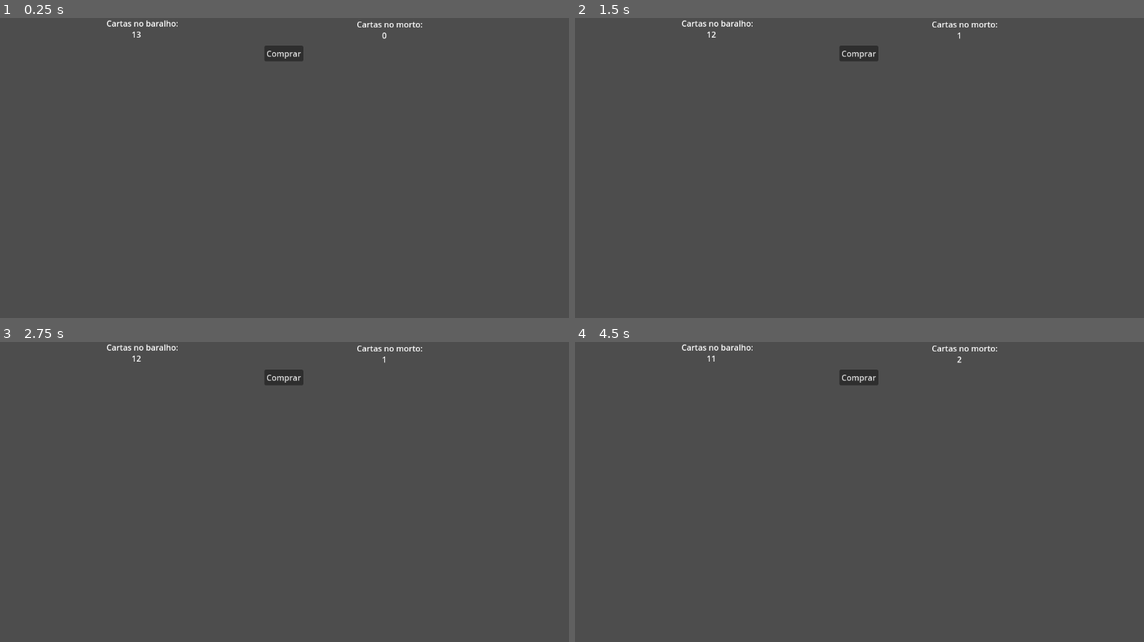
Above: before the commit, frames 1-4 (two rows, left to right).
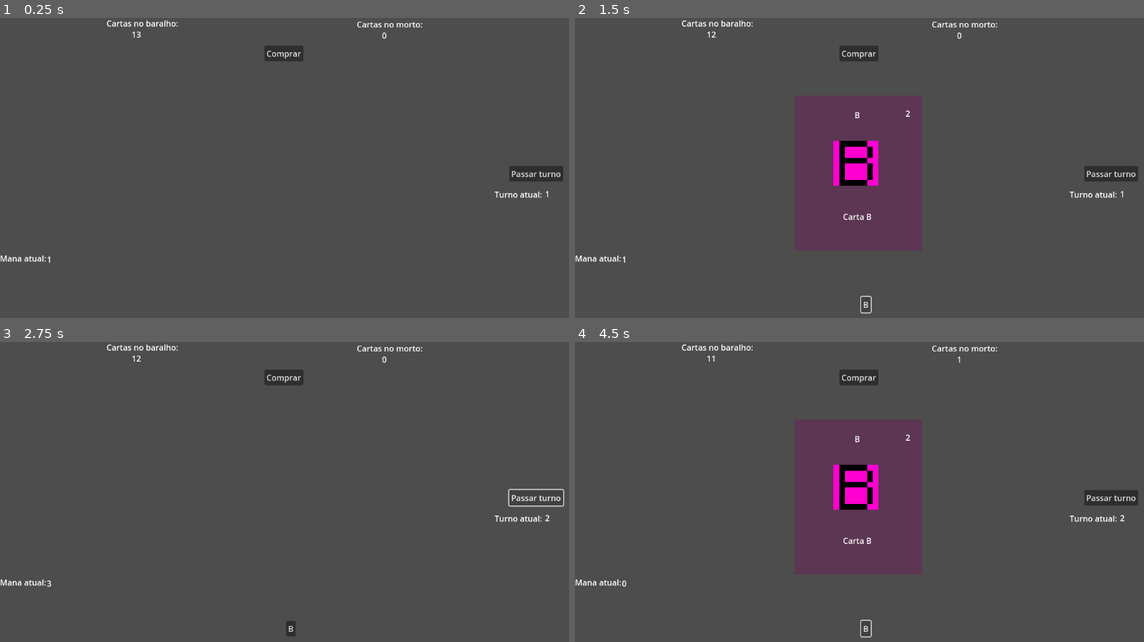
Above: after the commit, the same moments.

Repository: gdp-ufrj/alikia
Game: Godot game, scene res://Scenes/deck_system.tscn
The game is run twice, just before and just after one commit, with the same random seed, the same clock (stepped at 60 frames per second) and the same inputs.
Inputs (mouse positions are in pixels of both pictures, inside the frame that each line leads up to):
- Up to frame 1 (0.25 s): no input
- Up to frame 2 (1.5 s): click "Comprar" at 0.5 s; click "B" at 1.25 s
- Up to frame 3 (2.75 s): click (534, 498) at 2 s, where only the run after the commit has a clickable "Passar turno"
- Up to frame 4 (4.5 s): click "Comprar" at 2.75 s; click "C" at 3.5 s; click (865, 630) at 4.25 s, where only the run after the commit has a clickable "B"

The runs differ from the first frame. In frame 1, 0.6% of the frame differs, in the area x 0-99%, y 49-82%; in frame 2, 2.0%; in frame 3, 0.5%; in frame 4, 2.0%, in the area x 0-99%, y 4-99%.

Commit message:
feat: Controle de turno e mana

Diff:
--- a/Scenes/deck_system.tscn
+++ b/Scenes/deck_system.tscn
@@ -6,6 +6,7 @@
 [ext_resource type="Resource" uid="uid://dlac5bp1bw4f7" path="res://Resources/Cards/B.tres" id="3_ur5lm"]
 [ext_resource type="Script" path="res://Scripts/DeckSystem/hand.gd" id="3_yw3pl"]
 [ext_resource type="Resource" uid="uid://bm7toebap67gy" path="res://Resources/Cards/C.tres" id="4_t3snl"]
+[ext_resource type="PackedScene" uid="uid://bsv8p07wfxpi" path="res://Scenes/turn_manager.tscn" id="7_43hh3"]
 
 [node name="DeckSystem" type="Node2D"]
 
@@ -63,11 +64,12 @@
 offset_bottom = 48.0
 text = "0"
 
-[node name="Hand" type="Node2D" parent="." node_paths=PackedStringArray("deck", "hand_buttons_control")]
+[node name="Hand" type="Node2D" parent="." node_paths=PackedStringArray("deck", "hand_buttons_control", "mana_count_label")]
 position = Vector2(30, 30)
 script = ExtResource("3_yw3pl")
 deck = NodePath("../Deck")
 hand_buttons_control = NodePath("Control/HandButtons")
+mana_count_label = NodePath("Control/ManaLabelCount")
 
 [node name="Control" type="Control" parent="Hand"]
 layout_mode = 3
@@ -76,6 +78,30 @@
 offset_top = 473.0
 offset_right = 1121.0
 offset_bottom = 617.0
+
+[node name="ManaLabel" type="Label" parent="Hand/Control"]
+layout_mode = 1
+anchors_preset = -1
+anchor_top = -0.257
+anchor_right = 0.08
+anchor_bottom = -0.062
+offset_top = 0.00799942
+offset_right = -0.0800095
+offset_bottom = -0.0719995
+text = "Mana atual:"
+
+[node name="ManaLabelCount" type="Label" parent="Hand/Control"]
+layout_mode = 1
+anchors_preset = -1
+anchor_left = 0.081
+anchor_top = -0.243
+anchor_right = 0.096
+anchor_bottom = -0.062
+offset_left = -0.231003
+offset_top = -0.00799942
+offset_right = 0.503998
+offset_bottom = -0.0719995
+text = "0"
 
 [node name="HandButtons" type="HBoxContainer" parent="Hand/Control"]
 layout_mode = 0
@@ -93,6 +119,9 @@
 
 [node name="CardZoomControl" parent="." instance=ExtResource("3_mfhcc")]
 
+[node name="TurnManager" parent="." instance=ExtResource("7_43hh3")]
+
 [connection signal="on_card_zoom_enter" from="Hand" to="CardZoomControl" method="_on_hand_on_card_zoom_enter"]
 [connection signal="on_card_zoom_exit" from="Hand" to="CardZoomControl" method="_on_hand_on_card_zoom_exit"]
 [connection signal="pressed" from="BuyButton" to="Hand" method="_on_button_2_pressed"]
+[connection signal="pass_turn" from="TurnManager" to="Hand" method="_on_turn_manager_pass_turn"]
--- /dev/null
+++ b/Scenes/turn_manager.tscn
@@ -0,0 +1,46 @@
+[gd_scene load_steps=2 format=3 uid="uid://bsv8p07wfxpi"]
+
+[ext_resource type="Script" path="res://Scripts/Turn/turn_manager.gd" id="1_n7uk5"]
+
+[node name="TurnManager" type="Node2D" node_paths=PackedStringArray("turn_label_count")]
+script = ExtResource("1_n7uk5")
+turn_label_count = NodePath("UI/TurnLabelCount")
+
+[node name="UI" type="Control" parent="."]
+layout_mode = 3
+anchors_preset = 0
+offset_right = 40.0
+offset_bottom = 40.0
+
+[node name="TurnButton" type="Button" parent="UI"]
+layout_mode = 1
+anchors_preset = -1
+anchor_left = 25.225
+anchor_top = 7.35
+anchor_right = 27.9
+anchor_bottom = 8.125
+text = "Passar turno"
+
+[node name="TurnLabel" type="Label" parent="UI"]
+layout_mode = 1
+anchors_preset = -1
+anchor_left = 24.5
+anchor_top = 8.475
+anchor_right = 26.875
+anchor_bottom = 9.125
+offset_left = -6.10352e-05
+offset_right = -0.00012207
+text = "Turno atual:"
+
+[node name="TurnLabelCount" type="Label" parent="UI"]
+layout_mode = 1
+anchors_preset = -1
+anchor_left = 27.0
+anchor_top = 8.45
+anchor_right = 27.3
+anchor_bottom = 9.1
+offset_left = -0.00012207
+offset_top = -3.05176e-05
+text = "0"
+
+[connection signal="pressed" from="UI/TurnButton" to="." method="_on_turn_button_pressed"]
--- a/Scripts/DeckSystem/hand.gd
+++ b/Scripts/DeckSystem/hand.gd
@@ -3,23 +3,29 @@
 signal on_card_zoom_enter(card : CardData)
 signal on_card_zoom_exit
 
+@export var starting_mana : int = 1
+@export var max_mana : int = 20
 @export var deck : Node2D
 @export var hand_buttons_control : HBoxContainer
+@export var mana_count_label : Label
 
 var hand : Array
+var currentMana : int
 
 func _ready():
-	pass
-
-
-func _process(_delta):
-	pass
-
+	currentMana = starting_mana
+	mana_count_label.text = str(currentMana)
 
 func on_use_card(used_card, used_button):
-	print(used_card)
+	if(currentMana < used_card.mana): return
+	print(used_card.name)
+
+	currentMana -= used_card.mana
+	mana_count_label.text = str(currentMana)
+
 	deck.on_use_card(used_card)
 	used_button.queue_free()
+
 	card_zoom_exit()
 
 func card_zoom_enter(card):
@@ -41,3 +47,11 @@
 	button.pressed.connect(self.on_use_card.bind(card, button))
 	button.mouse_entered.connect(self.card_zoom_enter.bind(card))
 	button.mouse_exited.connect(self.card_zoom_exit.bind())
+
+
+func _on_turn_manager_pass_turn(turn):
+	currentMana = clamp(currentMana + turn, 0, max_mana)
+	mana_count_label.text = str(currentMana)
+	print('--------------')
+	print('Turn: ', turn)
+	print('CurrentMana: ', currentMana)
--- /dev/null
+++ b/Scripts/Turn/turn_manager.gd
@@ -0,0 +1,17 @@
+extends Node2D
+
+signal pass_turn(turn : int)
+
+@export var turn_label_count : Label
+
+var turn : int
+
+func _ready():
+	turn = 1
+	turn_label_count.text = str(turn)
+
+
+func _on_turn_button_pressed():
+	turn += 1
+	turn_label_count.text = str(turn)
+	pass_turn.emit(turn)
Not shown: 1 places in Scenes/deck_system.tscn that only renumber resources
